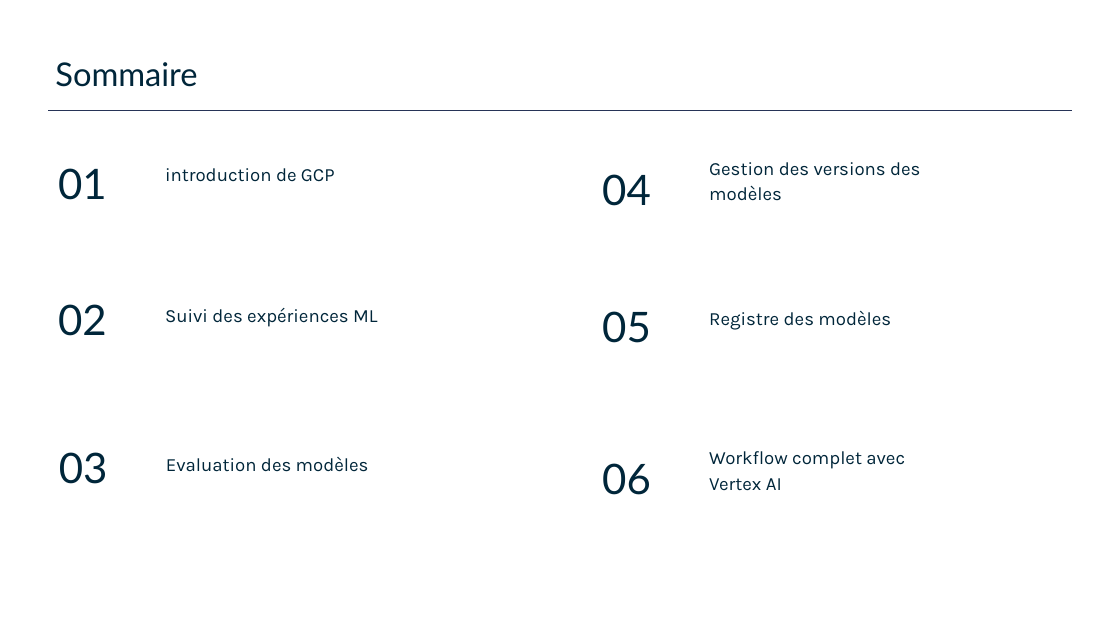
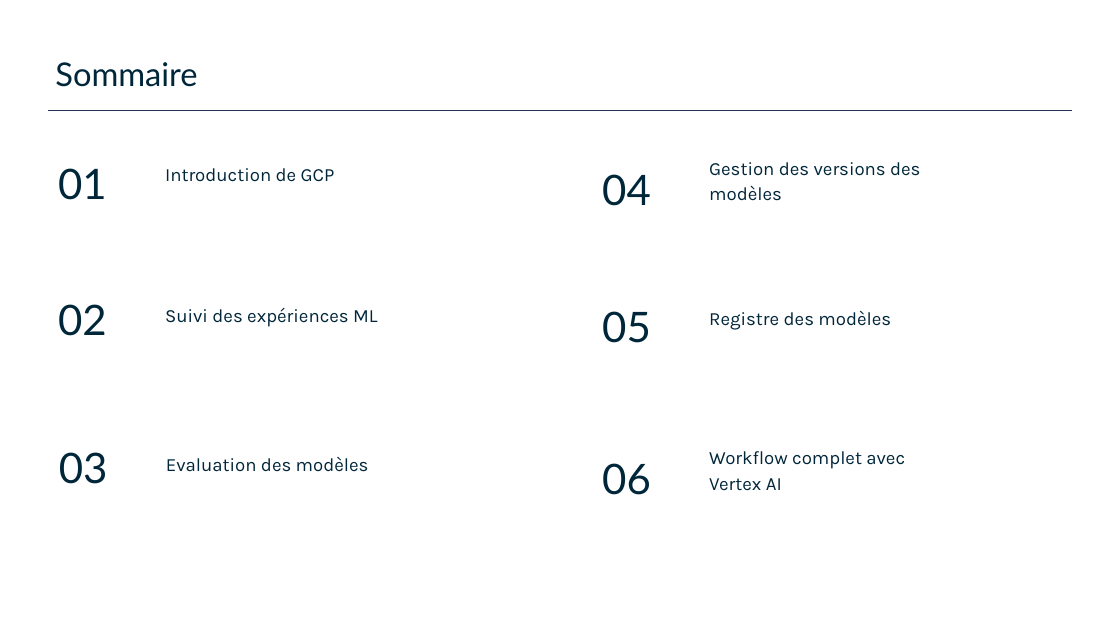
Before and after one commit to plperez626/MLOps-Introductory-Course-on-GCP, a slide deck: slide 2 of slides/2_flowml-on-gcp/gcp_mlops_vertexai_supaero.pptx. Drawn at 1120x630 pixels with LibreOffice and Linux fonts; fonts in the diff are those of the drawing; background and template pictures are left out. Boxes give left, top, right and bottom in pixels: in the first picture for what was removed or moved away, otherwise in the second. Text is boxed around its words. In the diff, an @@ line names an element or a change of style, - is before the commit and + after.

```diff
--- a/slides/2_flowml-on-gcp/gcp_mlops_vertexai_supaero.pptx
+++ b/slides/2_flowml-on-gcp/gcp_mlops_vertexai_supaero.pptx
@@ text at (165, 168, 335, 182): text changed @@
-introduction de GCP
+Introduction de GCP
```
Also in this commit, not shown: 11 other slides changed, 2 slides added.
